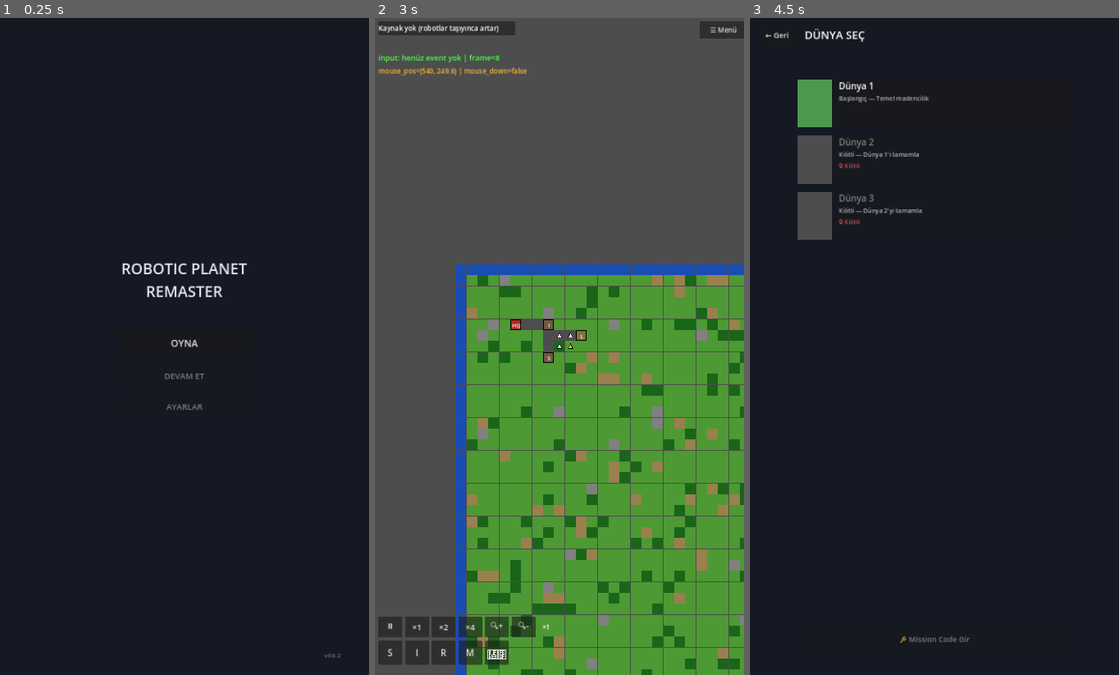
Above: before the commit, frames 1-3 (left to right).
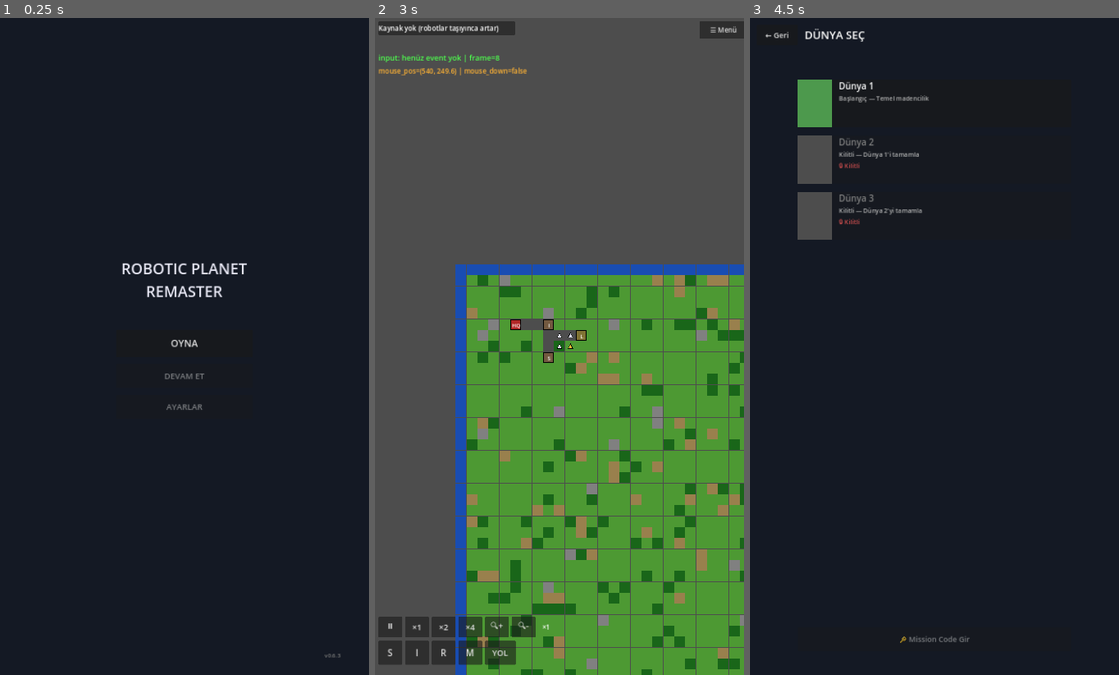
Above: after the commit, the same moments.

Repository: YigitcanOzay/robotic-planet-remaster
Game: Godot game, scene res://scenes/ui/main_menu.tscn
Same seed, same stepped clock (60 frames per second), same inputs: the game is played once before the commit and once after it.
Inputs (mouse positions are in pixels of both pictures, inside the frame that each line leads up to):
- Up to frame 1 (0.25 s): no input
- Up to frame 2 (3 s): click "OYNA" at 0.5 s; click "← Geri" at 1.25 s; click "OYNA" at 2 s; click (559, 103) at 2.77 s
- Up to frame 3 (4.5 s): click "☰ Menü" at 3.5 s; click "OYNA" at 4.25 s

The runs differ from the first frame. In frame 1, less than 0.1% of the frame differs, in the area x 91-93%, y 96-98%; in frame 2, 0.1%, in the area x 30-39%, y 94-99%; in frame 3, nothing differs.

Commit message:
fix: yol butonu emoji render sorunu - YOL metnine cevrildi (v0.6.3)

Diff:
--- a/scripts/systems/HUD.gd
+++ b/scripts/systems/HUD.gd
@@ -144,9 +144,9 @@
 
 	# Yol döşeme butonu
 	var road_btn = Button.new()
-	road_btn.text = "🛣️"
-	road_btn.custom_minimum_size = Vector2(70, 70)
-	road_btn.add_theme_font_size_override("font_size", 26)
+	road_btn.text = "YOL"
+	road_btn.custom_minimum_size = Vector2(90, 70)
+	road_btn.add_theme_font_size_override("font_size", 24)
 	road_btn.pressed.connect(_toggle_road_mode)
 	build_row.add_child(road_btn)
 
@@ -216,7 +216,7 @@
 	placing_key = ""  # yerleştirme modunu kapat
 	road_first_point = Vector2i(-1, -1)
 	if road_mode:
-		status_label.text = "🛣️ Yol modu: 1. noktaya dokun (kapat: tekrar 🛣️)"
+		status_label.text = "[YOL] Yol modu: 1. noktaya dokun (kapat: tekrar YOL)"
 	else:
 		status_label.text = "Yol modu kapalı"
 
@@ -227,25 +227,25 @@
 	var grid = map_system.world_to_grid(world)
 
 	if not map_system._in_bounds(grid):
-		status_label.text = "🛣️ Harita dışı, tekrar dokun"
+		status_label.text = "[YOL] Harita dışı, tekrar dokun"
 		return
 
 	if road_first_point == Vector2i(-1, -1):
 		# İlk nokta seçildi
 		road_first_point = grid
-		status_label.text = "🛣️ 1. nokta seçildi %s — 2. noktaya dokun" % str(grid)
+		status_label.text = "[YOL] 1. nokta seçildi %s — 2. noktaya dokun" % str(grid)
 	else:
 		# İkinci nokta → aradaki yolu döşe
 		var road_tiles = map_system.find_road_path(road_first_point, grid)
 		if road_tiles.is_empty():
-			status_label.text = "🛣️ Yol bulunamadı (engellerle çevrili), tekrar dene"
+			status_label.text = "[YOL] Yol bulunamadı (engellerle çevrili), tekrar dene"
 			road_first_point = Vector2i(-1, -1)
 			return
 		var laid = 0
 		for tile in road_tiles:
 			if _lay_road_tile(tile):
 				laid += 1
-		status_label.text = "🛣️ %d tile yol döşendi — yeni 1. noktaya dokun" % laid
+		status_label.text = "[YOL] %d tile yol döşendi — yeni 1. noktaya dokun" % laid
 		road_first_point = Vector2i(-1, -1)
 
 func _lay_road_tile(grid: Vector2i) -> bool:
--- a/scripts/ui/MainMenu.gd
+++ b/scripts/ui/MainMenu.gd
@@ -63,7 +63,7 @@
 
 	# Versiyon bilgisi (sağ alt köşe)
 	var version_label = Label.new()
-	version_label.text = "v0.6.2"
+	version_label.text = "v0.6.3"
 	version_label.position = Vector2(950, 1850)
 	version_label.add_theme_font_size_override("font_size", 16)
 	version_label.add_theme_color_override("font_color", Color(0.5, 0.5, 0.5))
Not shown, changed: .github/workflows/build_apk.yml
